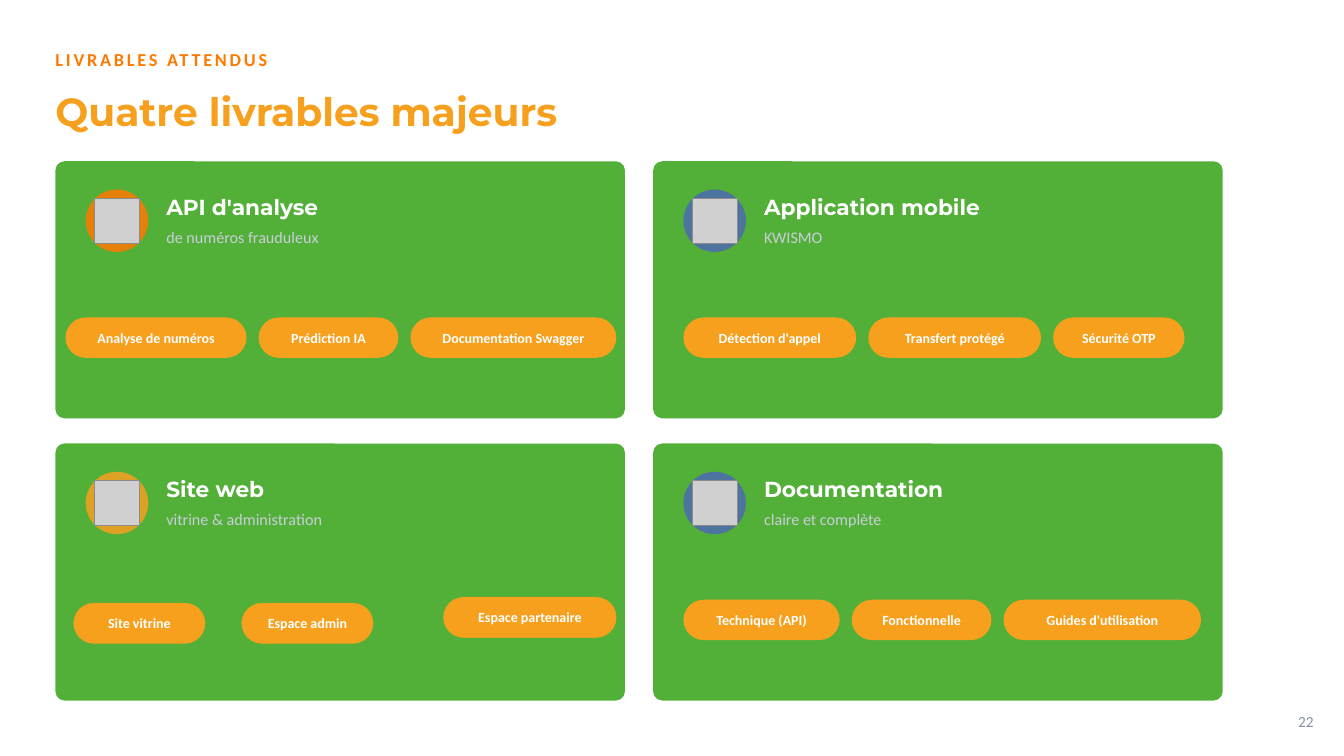
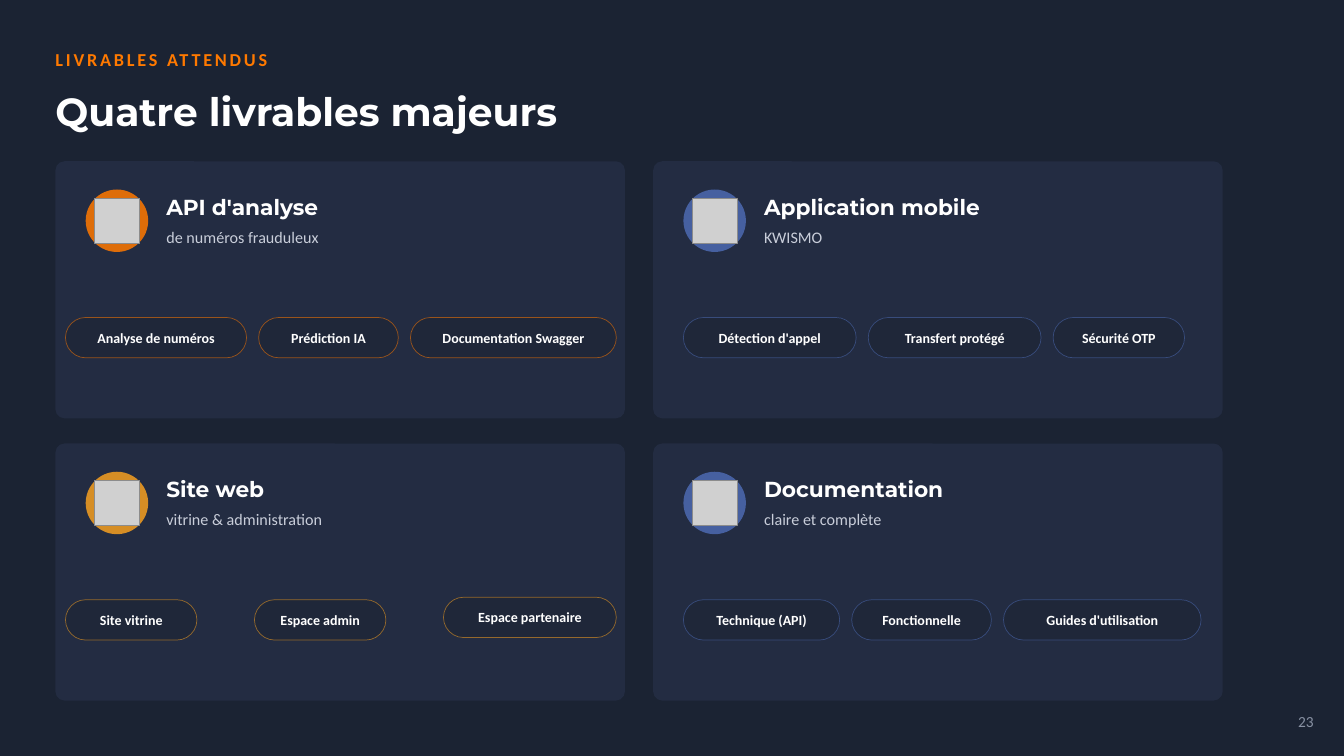
Before and after one commit to kwismo-support/Kwismo, a slide deck: slide 23 of cadrage/KWISMO_Presentation_Dark.pptx (slide 22 before the commit). Drawn at 1344x756 pixels with LibreOffice and Linux fonts; fonts in the diff are those of the drawing; grey boxes stand for pictures; background and template pictures are left out. Boxes give left, top, right and bottom in pixels: in the first picture for what was removed or moved away, otherwise in the second. Text is boxed around its words. In the diff, an @@ line names an element or a change of style, - is before the commit and + after.

```diff
--- a/cadrage/KWISMO_Presentation_Dark.pptx
+++ b/cadrage/KWISMO_Presentation_Dark.pptx
@@ background #FFFFFF to picture (left out) @@
@@ text "Quatre livrables majeurs" at bbox=[55, 95, 558, 134]: text colour #F6A01E to #FFFFFF @@
@@ fill #F6A01E to #1F2739; outline none to #FF7900 0.5 pt in 3 elements at bbox=[66, 318, 247, 358], bbox=[259, 318, 399, 358], bbox=[410, 318, 616, 358] @@
@@ fill #52B038 to #232C42 in 4 elements at bbox=[55, 161, 625, 418], bbox=[653, 161, 1223, 418], bbox=[55, 444, 625, 701], bbox=[653, 444, 1223, 701] @@
@@ text "Site vitrine": place and size @@
-text "Site vitrine" at bbox=[108, 618, 171, 628]
+text "Site vitrine" at bbox=[100, 615, 163, 625]
@@ rounded rectangle: place and size @@
-rounded rectangle at bbox=[74, 603, 205, 643]
+rounded rectangle at bbox=[66, 600, 197, 640]
@@ text "Espace admin": place and size @@
-text "Espace admin" at bbox=[268, 618, 347, 631]
+text "Espace admin" at bbox=[280, 615, 360, 628]
@@ rounded rectangle: place and size @@
-rounded rectangle at bbox=[242, 603, 373, 643]
+rounded rectangle at bbox=[254, 600, 385, 640]
@@ fill #F6A01E to #1F2739 in 3 elements at bbox=[444, 597, 616, 637], bbox=[66, 600, 197, 640], bbox=[254, 600, 385, 640] @@
@@ fill #F6A01E to #1F2739; outline none to #4D6AB1 0.5 pt in 6 elements at bbox=[684, 318, 856, 358], bbox=[868, 318, 1041, 358], bbox=[1054, 318, 1185, 358], bbox=[684, 600, 840, 640], bbox=[852, 600, 992, 640], bbox=[1004, 600, 1202, 640] @@
@@ text at bbox=[1298, 717, 1314, 727]: text changed @@
-22
+23
```
Also in this commit, not shown: 24 other slides changed, 2 slides added, 2 other files.
